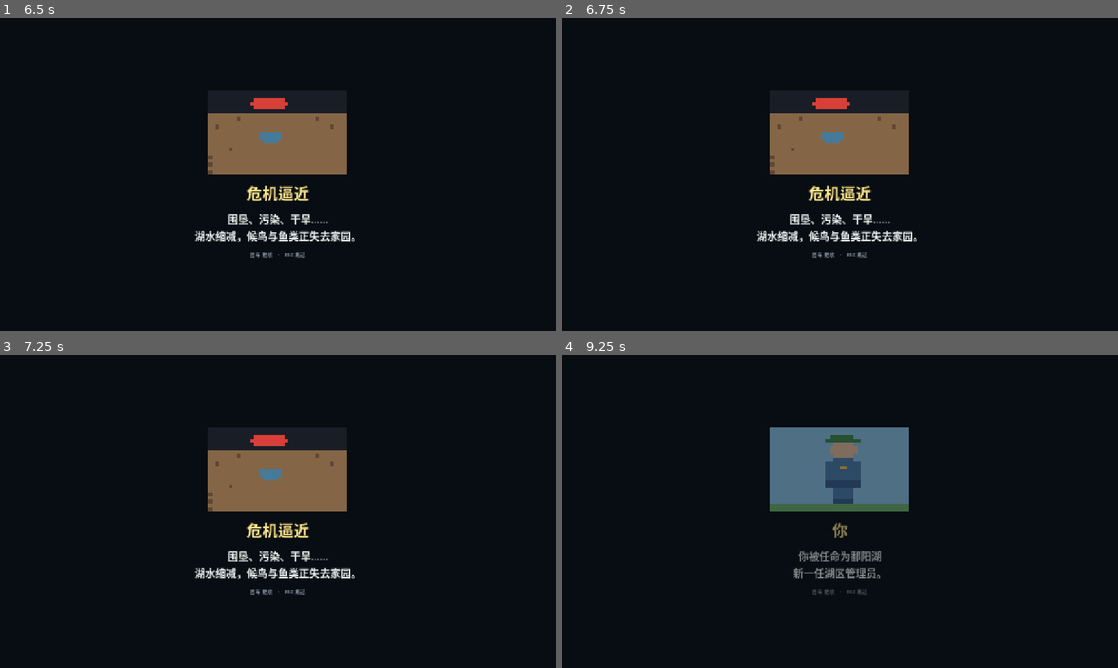
Above: before the commit, frames 1-4 (two rows, left to right).
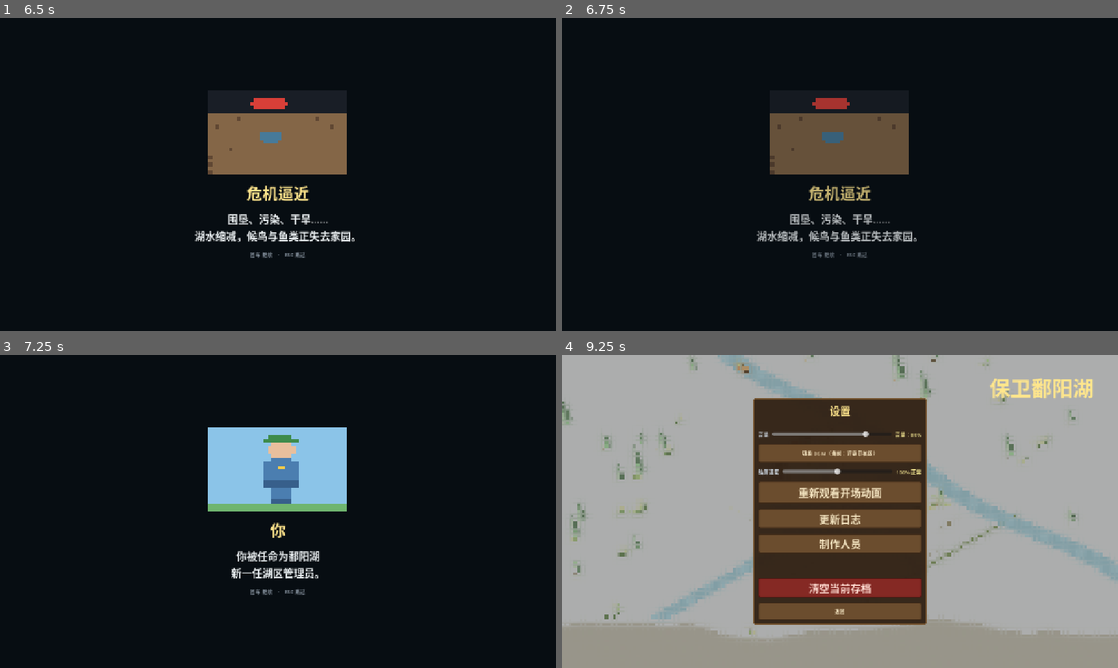
Above: after the commit, the same moments.

Repository: JoKanshin/poyanghu
Game: Godot game, scene res://scenes/main.tscn
Two runs of this game, one before a commit and one after it. Both use one fixed random seed, a clock stepped at 60 frames per second and the inputs below. Sound files missing from this copy of the repository are replaced by a short silence.
Inputs (mouse positions are in pixels of both pictures, inside the frame that each line leads up to):
- Up to frame 1 (6.5 s): click (105, 208) at 0.5 s, where only the run before the commit has a clickable "技能树"; click (278, 290) at 1.25 s, where only the run before the commit has a clickable "返回"; click "新游戏" at 2 s; click "简单模式" at 2.75 s; click (105, 221) at 3.52 s; type "12" at 3.6 s; click "开始游戏" at 4.25 s; click "开始分配资金" (after the commit: "开始") at 5 s; click "开始分配资金" (after the commit: "开始") at 5.75 s
- Up to frame 2 (6.75 s): click (1073, 290) at 6.5 s, where only the run before the commit has a clickable "按类别排序"
- Up to frame 3 (7.25 s): no input
- Up to frame 4 (9.25 s): click (1073, 646) at 7.25 s, where only the run before the commit has a clickable "结束本回合 ▶"; click (1073, 646) at 8 s, where only the run before the commit has a clickable "结束本回合 ▶"; click (667, 567) at 8.75 s, where only the run after the commit has a clickable "设置"

Frame 1 is identical in both runs. In frame 2, 6.0% of the frame differs, in the area x 35-64%, y 25-77%; in frame 3, 8.2%; in frame 4, 100%, in the area x 0-100%, y 0-100%.

Commit message:
0.0.8 天赋树暂关，词条改开局随机附赠
- 主菜单删「技能树」按钮（TALENT_TREE_ENABLED=false，面板代码保留可一键恢复）
- 30 条词条加 tier：基础 8→简单 / 扩展 7→普通 / 强化 15→困难
- 每局随种子随机 0~3 条（同种子同难度必出同样词条），第一回合开始前弹窗展示
- 同局不重复 id、同一加成键只取一条（防 资金周转/资金周转 II 同局）
- 独立 RNG 保住同种子复现性；get_bonus 只认本局词条（防满树加成泄漏）
- 存档带上本局词条；开局 +N 改到下限夹取与软肋之后加（原会被吞 4/6）
- 修 HUD 与出牌判定口径不一致（首回合 +1 只在一处生效）
- tools/verify_talents.gd：929 项全绿

Diff:
--- a/scripts/game_state.gd
+++ b/scripts/game_state.gd
@@ -1084,6 +1084,8 @@
 		"log_messages": log_messages.duplicate(),
 		"game_over": game_over, "total_spent": total_spent,
 		"run_seed": run_seed, "settlement": settlement,
+		# 本局天赋词条：继续游戏要原样带回来，否则中途读档会丢加成
+		"talents": Talents.granted.duplicate(),
 		"difficulty": difficulty, "floating_islands": floating_islands,
 		"pending_crisis": pending_crisis.duplicate(true),
 		"forecast_crisis": forecast_crisis.duplicate(true),
@@ -1115,6 +1117,7 @@
 	game_over = bool(d.get("game_over", false))
 	total_spent = int(d.get("total_spent", 0))
 	run_seed = int(d.get("run_seed", 0))
+	Talents.set_granted(d.get("talents", []))
 	settlement = int(d.get("settlement", 70))
 	difficulty = int(d.get("difficulty", 1 if d.get("hard_mode", false) else 0))
 	floating_islands = int(d.get("floating_islands", 0))
@@ -1172,6 +1175,9 @@
 		randomize()
 		run_seed = randi()
 	seed(run_seed)
+	# 本局天赋：随种子随机附赠 0~3 条词条。必须在 _roll_starting_metrics() 之前 ——
+	# 开局指标要吃「开局 +N」这类词条。见 版本更新0.0.8.md。
+	Talents.roll_for_run(run_seed, difficulty)
 	metrics = _roll_starting_metrics()
 	_guard_starting_metrics()
 	_sync_species()
@@ -1189,16 +1195,6 @@
 		"birds": 50,
 		"community": 55,
 	}
-	# 天赋加成：定点指标加成 + 全指标加成
-	base["water_level"] += int(Talents.get_bonus("start_water"))
-	base["vegetation"] += int(Talents.get_bonus("start_veg"))
-	base["fish"] += int(Talents.get_bonus("start_fish"))
-	base["birds"] += int(Talents.get_bonus("start_birds"))
-	base["water_quality"] += int(Talents.get_bonus("start_quality"))
-	base["community"] += int(Talents.get_bonus("start_community"))
-	var all_bonus := int(Talents.get_bonus("start_all"))
-	for k in base:
-		base[k] += all_bonus
 	# 开局数值各难度统一（难度差异体现在判负阈值上），统一抬高下限避免开局过低
 	var floor: int = START_FLOOR[difficulty]
 	var boost: int = START_BOOST[difficulty]
@@ -1210,6 +1206,21 @@
 	var weak_keys: Array = out.keys()
 	var weak: String = weak_keys[_randi_range(0, weak_keys.size() - 1)]
 	out[weak] = clampi(out[weak] - 12, floor, 88)
+	# 本局天赋加成：定点指标加成 + 全指标加成。
+	# ⚠ 放在**最后**加（下限夹取和软肋 -12 都做完之后）：开局值贴着 48 下限的那几项
+	#   会把「开局 +N」吞掉 —— 0.0.8 实测：生态专家 +2 在 6 项里有 4 项被下限吞成 0，
+	#   还有 1 项被软肋压到下限、只显示出 +1（玩家拿到词条却量不出效果）。
+	#   加完再夹一次 [0,88]。
+	out["water_level"] = clampi(int(out["water_level"]) + int(Talents.get_bonus("start_water")), 0, 88)
+	out["vegetation"] = clampi(int(out["vegetation"]) + int(Talents.get_bonus("start_veg")), 0, 88)
+	out["fish"] = clampi(int(out["fish"]) + int(Talents.get_bonus("start_fish")), 0, 88)
+	out["birds"] = clampi(int(out["birds"]) + int(Talents.get_bonus("start_birds")), 0, 88)
+	out["water_quality"] = clampi(int(out["water_quality"]) + int(Talents.get_bonus("start_quality")), 0, 88)
+	out["community"] = clampi(int(out["community"]) + int(Talents.get_bonus("start_community")), 0, 88)
+	var all_bonus := int(Talents.get_bonus("start_all"))
+	if all_bonus != 0:
+		for k in out:
+			out[k] = clampi(int(out[k]) + all_bonus, 0, 88)
 	return out
 
 
@@ -1620,8 +1631,6 @@
 ## 能否执行：资金够 + 行动位够
 func can_execute(card_id: String, tier: String) -> bool:
 	var max_actions := action_slots()
-	if turn == 1:
-		max_actions += int(Talents.get_bonus("first_turn_actions"))
 	if used_action_ids.size() >= max_actions:
 		return false
 	return funds >= tier_cost(card_id, tier)
@@ -1953,7 +1962,13 @@
 
 ## 当前难度的每回合行动位（= 一回合最多能打几张牌）
 func action_slots() -> int:
-	return int(MAX_ACTIONS_BY_DIFFICULTY.get(difficulty, 3))
+	# ⚠ 首回合要算上「运筹帷幄」类词条的 +N。所有地方（能否出牌判定、HUD 提示、
+	#   「已选 x/y」）都必须走这个入口 —— 0.0.8 真窗口实测：以前只有 can_execute
+	#   自己加这一项，结果首回合 HUD 写「每回合最多 3 个行动」、实际能打 4 张。
+	var n := int(MAX_ACTIONS_BY_DIFFICULTY.get(difficulty, 3))
+	if turn == 1:
+		n += int(Talents.get_bonus("first_turn_actions"))
+	return n
 
 
 ## 当前难度的判负阈值：指标低于此值即判负
--- a/scripts/main.gd
+++ b/scripts/main.gd
@@ -17,6 +17,11 @@
 }
 const SEASONS := ["春", "夏", "秋", "冬"]
 const CATEGORY_ORDER := ["ecology", "social", "manage"]
+
+## 天赋树系统暂时关闭（2026-09-28 需求）：主菜单不再有「技能树」按钮，
+## 天赋改为**每局开局随机附赠 0~3 条词条**（见 talents.gd 的 roll_for_run）。
+## 恢复天赋树：把这里改回 true，并把 talents.gd 的 get_bonus 改回读 unlocked。
+const TALENT_TREE_ENABLED := false
 
 # 成就图标配色：解锁 = 金牌，未解锁 = 灰牌（同一个网格，只换颜色）
 const ACH_GOLD := Color(0.98, 0.80, 0.30)
@@ -1988,9 +1993,11 @@
 	menu_col.add_child(menu_back_btn)
 
 	# 一级：其余选项（设置与制作人员暂未实现效果）
-	menu_talent_btn = _make_button("技能树", _show_talent_panel, 18)
-	menu_talent_btn.custom_minimum_size = Vector2(0, 44)
-	menu_col.add_child(menu_talent_btn)
+	# 「技能树」按钮暂时删掉（天赋树系统暂关）。恢复时把 TALENT_TREE_ENABLED 改 true。
+	if TALENT_TREE_ENABLED:
+		menu_talent_btn = _make_button("技能树", _show_talent_panel, 18)
+		menu_talent_btn.custom_minimum_size = Vector2(0, 44)
+		menu_col.add_child(menu_talent_btn)
 
 	menu_settings_btn = _make_button("设置", _show_settings_panel, 18)
 	menu_settings_btn.custom_minimum_size = Vector2(0, 44)
@@ -2775,7 +2782,9 @@
 	var main_level := state == 0
 	menu_start_btn.visible = main_level          # 新游戏
 	menu_continue_btn.visible = main_level and has_save()  # 继续游戏（有存档才显示）
-	menu_talent_btn.visible = main_level
+	# 天赋树暂关时这个按钮根本没建（见 TALENT_TREE_ENABLED），必须判空
+	if menu_talent_btn != null:
+		menu_talent_btn.visible = main_level
 	menu_settings_btn.visible = main_level
 	# 更新日志 / 制作人员已移入设置面板，显隐由面板自己管，不在这里控制
 	menu_achievements_btn.visible = main_level
@@ -4657,6 +4666,36 @@
 	_update_hud()
 	_update_3d()
 	_play_hud_enter()      # 开局登场：两块面板从屏幕外滑入
+
+	# 本局天赋：第一回合开始前显示一次（0 条也说明一句，顺带公布本局种子）
+	_show_run_talents_popup()
+
+
+## 开局天赋弹窗：本局随机附赠的词条（0~3 条）。
+## 这是新一局的第一屏 —— 玩家点掉后才轮到「第 1 回合 · 事件」弹窗（若有）与分配资金。
+func _show_run_talents_popup() -> void:
+	var ids: Array = Talents.granted
+	var body := "[color=#8a8a8a]本局种子：%d[/color]\n\n" % GameState.run_seed
+	if ids.is_empty():
+		body += "本局没有随机到额外天赋。\n"
+	else:
+		body += "本局天赋（%d 项）\n" % ids.size()
+		for id in ids:
+			var t: Dictionary = Talents.entry(str(id))
+			if t.is_empty():
+				continue
+			body += "\n[b]%s[/b]　%s" % [t["name"], t["desc"]]
+	_show_popup("本局天赋", body, "开始", _on_run_talents_done)
+
+
+## 天赋弹窗点掉之后：把可能被它顶掉的「第 1 回合 · 事件」弹窗按原顺序补回来。
+## 事件弹窗是在 GameState.reset_game() 里同步弹出的，天赋弹窗必须压在它前面，
+## 所以只能这样接力（不能反过来改弹窗顺序：天赋是掷完种子才知道的）。
+func _on_run_talents_done() -> void:
+	if _current_phase == "popup_event" and _current_event != "":
+		_show_popup("第 %d 回合 · 事件" % GameState.turn, _current_event, "开始分配资金", _enter_allocate)
+	else:
+		_enter_allocate()
 
 
 ## 开局登场：左侧「回合 / 资金」面板从屏幕左外滑入，右侧「生态指标」面板从右外滑入。
@@ -6300,7 +6339,9 @@
 		body += "  · %s\n" % n
 	body += "\n[b]知识卡收集[/b]：%d / %d　[b]科研点[/b]：%d\n" % [r["knowledge_count"], r["total_knowledge"], r["research_points"]]
 	body += "[color=#8a8a8a]本局种子：%d（同种子可复现，便于对照实验）[/color]\n" % r.get("seed", 0)
-	if earned > 0:
+	# 天赋树暂关期间不在报告里显示天赋点（有奖励没处花只会让人困惑）；
+	# 点数仍在后台累积（见上面的 Talents.award），恢复天赋树后继续可用。
+	if earned > 0 and TALENT_TREE_ENABLED:
 		body += "[color=#ffd060]获得天赋点：+%d[/color]\n" % earned
 	body += "\n[b]反思[/b]\n%s" % r["reflection"]
 	_show_popup(title, body, "返回主菜单", _restart)
--- a/scripts/talents.gd
+++ b/scripts/talents.gd
@@ -1,47 +1,64 @@
 extends Node
-## 天赋系统单例：永久成长 + 本地存档
-## 每局结束按评分发放天赋点；天赋线性解锁，点亮后提供跨局永久加成。
+## 天赋系统单例：本地存档 + 每局随机词条
+##
+## 2026-09-28 大改（见 版本更新0.0.8.md）：**天赋树暂时关闭**。
+## 不再靠攒点数线性点亮，改成「每局开局随种子随机附赠 0~3 条词条」。
+## 词条按等级分三类，按难度取用：
+##   等级 1（基础 8 条）→ 简单模式
+##   等级 2（扩展 7 条）→ 普通模式
+##   等级 3（强化 15 条）→ 困难模式
+## 同一局内：不重复抽同一条，也不会同时出现「同一个加成键」的两条
+##（例如 资金周转 与 资金周转 II 都是 interest，同局最多出现一条）。
+## 树状解锁的旧数据（points / unlocked）与相关函数全部保留 —— 恢复时把 main.gd 的
+## TALENT_TREE_ENABLED 改回 true 即可继续用，老进度不丢。
 
 const SAVE_PATH := "user://talents.json"
 
-# 线性天赋树：按数组顺序依次点亮（基础 8 条 + 升级/扩展，共 30 条）
+## 词条等级 → 难度（下标 = GameState.Difficulty 枚举值：0 简单 / 1 普通 / 2 困难）
+const TIER_FOR_DIFFICULTY := [1, 2, 3]
+
+## 词条表：30 条，每条带一个 tier（词条等级）。
+## 等级划分依据 = 原天赋树的段位：基础 8 条 / 扩展 7 条 / 强化（多为 I 的 II 版）15 条。
 const TALENTS := [
-	# === 基础天赋 1-8 ===
-	{"id": "fund_boost",     "name": "启动资金",   "desc": "每回合拨款 +5 万",     "bonus": {"key": "funding",           "value": 5}},
-	{"id": "cost_cut",       "name": "精简开支",   "desc": "运营成本 −2 万",       "bonus": {"key": "operation",         "value": -2}},
-	{"id": "water_start",    "name": "蓄水有方",   "desc": "开局水位 +3",           "bonus": {"key": "start_water",       "value": 3}},
-	{"id": "veg_start",      "name": "植被苗圃",   "desc": "开局植被 +3",           "bonus": {"key": "start_veg",         "value": 3}},
-	{"id": "extra_card",     "name": "广开思路",   "desc": "每回合多抽 1 张卡",     "bonus": {"key": "cards",             "value": 1}},
-	{"id": "crisis_calm",    "name": "未雨绸缪",   "desc": "危机概率 −3%",          "bonus": {"key": "crisis_chance",     "value": -0.03}},
-	{"id": "first_action",   "name": "运筹帷幄",   "desc": "首回合行动位 +1",       "bonus": {"key": "first_turn_actions", "value": 1}},
-	{"id": "all_boost",      "name": "生态专家",   "desc": "开局全指标 +2",         "bonus": {"key": "start_all",         "value": 2}},
-	# === 升级与扩展 9-30 ===
-	{"id": "fund_boost2",    "name": "启动资金 II", "desc": "每回合拨款 +5 万",    "bonus": {"key": "funding",           "value": 5}},
-	{"id": "cost_cut2",      "name": "精简开支 II", "desc": "运营成本 −2 万",      "bonus": {"key": "operation",         "value": -2}},
-	{"id": "water_start2",   "name": "蓄水有方 II", "desc": "开局水位 +3",          "bonus": {"key": "start_water",       "value": 3}},
-	{"id": "veg_start2",     "name": "植被苗圃 II", "desc": "开局植被 +3",          "bonus": {"key": "start_veg",         "value": 3}},
-	{"id": "fish_start",     "name": "鱼苗繁育",    "desc": "开局鱼类 +3",           "bonus": {"key": "start_fish",        "value": 3}},
-	{"id": "bird_start",     "name": "候鸟驿站",    "desc": "开局候鸟 +3",           "bonus": {"key": "start_birds",       "value": 3}},
-	{"id": "quality_start",  "name": "净水工程",    "desc": "开局水质 +3",           "bonus": {"key": "start_quality",     "value": 3}},
-	{"id": "community_start","name": "民心工程",    "desc": "开局社区 +3",           "bonus": {"key": "start_community",   "value": 3}},
-	{"id": "crisis_calm2",   "name": "未雨绸缪 II", "desc": "危机概率 −3%",         "bonus": {"key": "crisis_chance",     "value": -0.03}},
-	{"id": "all_boost2",     "name": "生态专家 II", "desc": "开局全指标 +2",        "bonus": {"key": "start_all",         "value": 2}},
-	{"id": "fish_start2",    "name": "鱼苗繁育 II", "desc": "开局鱼类 +3",          "bonus": {"key": "start_fish",        "value": 3}},
-	{"id": "bird_start2",    "name": "候鸟驿站 II", "desc": "开局候鸟 +3",          "bonus": {"key": "start_birds",       "value": 3}},
-	{"id": "quality_start2", "name": "净水工程 II", "desc": "开局水质 +3",          "bonus": {"key": "start_quality",     "value": 3}},
-	{"id": "community_start2","name": "民心工程 II","desc": "开局社区 +3",          "bonus": {"key": "start_community",   "value": 3}},
-	{"id": "carry_boost",    "name": "扩大蓄水",    "desc": "结转上限 +10 万",      "bonus": {"key": "carry",             "value": 10}},
-	{"id": "carry_boost2",   "name": "扩大蓄水 II", "desc": "结转上限 +10 万",      "bonus": {"key": "carry",             "value": 10}},
-	{"id": "interest_boost", "name": "资金周转",    "desc": "结转利息 +3%",         "bonus": {"key": "interest",          "value": 0.03}},
-	{"id": "interest_boost2","name": "资金周转 II","desc": "结转利息 +3%",          "bonus": {"key": "interest",          "value": 0.03}},
-	{"id": "cost_discount",  "name": "精打细算",    "desc": "卡牌成本 −10%",        "bonus": {"key": "card_cost",         "value": -0.10}},
-	{"id": "cost_discount2", "name": "精打细算 II","desc": "卡牌成本 −10%",        "bonus": {"key": "card_cost",         "value": -0.10}},
-	{"id": "extra_card2",    "name": "广开思路 II", "desc": "每回合多抽 1 张卡",    "bonus": {"key": "cards",             "value": 1}},
-	{"id": "first_action2",  "name": "运筹帷幄 II", "desc": "首回合行动位 +1",      "bonus": {"key": "first_turn_actions", "value": 1}},
+	# === tier 1：基础词条（简单模式）===
+	{"id": "fund_boost",       "tier": 1, "name": "启动资金",    "desc": "每回合拨款 +5 万",      "bonus": {"key": "funding",            "value": 5}},
+	{"id": "cost_cut",         "tier": 1, "name": "精简开支",    "desc": "运营成本 −2 万",        "bonus": {"key": "operation",          "value": -2}},
+	{"id": "water_start",      "tier": 1, "name": "蓄水有方",    "desc": "开局水位 +3",           "bonus": {"key": "start_water",        "value": 3}},
+	{"id": "veg_start",        "tier": 1, "name": "植被苗圃",    "desc": "开局植被 +3",           "bonus": {"key": "start_veg",          "value": 3}},
+	{"id": "extra_card",       "tier": 1, "name": "广开思路",    "desc": "每回合多抽 1 张卡",     "bonus": {"key": "cards",              "value": 1}},
+	{"id": "crisis_calm",      "tier": 1, "name": "未雨绸缪",    "desc": "危机概率 −3%",          "bonus": {"key": "crisis_chance",      "value": -0.03}},
+	{"id": "first_action",     "tier": 1, "name": "运筹帷幄",    "desc": "首回合行动位 +1",       "bonus": {"key": "first_turn_actions", "value": 1}},
+	{"id": "all_boost",        "tier": 1, "name": "生态专家",    "desc": "开局全指标 +2",         "bonus": {"key": "start_all",          "value": 2}},
+	# === tier 2：扩展词条（普通模式）===
+	{"id": "fish_start",       "tier": 2, "name": "鱼苗繁育",    "desc": "开局鱼类 +3",           "bonus": {"key": "start_fish",         "value": 3}},
+	{"id": "bird_start",       "tier": 2, "name": "候鸟驿站",    "desc": "开局候鸟 +3",           "bonus": {"key": "start_birds",        "value": 3}},
+	{"id": "quality_start",    "tier": 2, "name": "净水工程",    "desc": "开局水质 +3",           "bonus": {"key": "start_quality",      "value": 3}},
+	{"id": "community_start",  "tier": 2, "name": "民心工程",    "desc": "开局社区 +3",           "bonus": {"key": "start_community",    "value": 3}},
+	{"id": "carry_boost",      "tier": 2, "name": "扩大蓄水",    "desc": "结转上限 +10 万",       "bonus": {"key": "carry",              "value": 10}},
+	{"id": "interest_boost",   "tier": 2, "name": "资金周转",    "desc": "结转利息 +3%",          "bonus": {"key": "interest",           "value": 0.03}},
+	{"id": "cost_discount",    "tier": 2, "name": "精打细算",    "desc": "卡牌成本 −10%",         "bonus": {"key": "card_cost",          "value": -0.10}},
+	# === tier 3：强化词条（困难模式）===
+	{"id": "fund_boost2",      "tier": 3, "name": "启动资金 II", "desc": "每回合拨款 +5 万",      "bonus": {"key": "funding",            "value": 5}},
+	{"id": "cost_cut2",        "tier": 3, "name": "精简开支 II", "desc": "运营成本 −2 万",        "bonus": {"key": "operation",          "value": -2}},
+	{"id": "water_start2",     "tier": 3, "name": "蓄水有方 II", "desc": "开局水位 +3",           "bonus": {"key": "start_water",        "value": 3}},
+	{"id": "veg_start2",       "tier": 3, "name": "植被苗圃 II", "desc": "开局植被 +3",           "bonus": {"key": "start_veg",          "value": 3}},
+	{"id": "crisis_calm2",     "tier": 3, "name": "未雨绸缪 II", "desc": "危机概率 −3%",          "bonus": {"key": "crisis_chance",      "value": -0.03}},
+	{"id": "all_boost2",       "tier": 3, "name": "生态专家 II", "desc": "开局全指标 +2",         "bonus": {"key": "start_all",          "value": 2}},
+	{"id": "fish_start2",      "tier": 3, "name": "鱼苗繁育 II", "desc": "开局鱼类 +3",           "bonus": {"key": "start_fish",         "value": 3}},
+	{"id": "bird_start2",      "tier": 3, "name": "候鸟驿站 II", "desc": "开局候鸟 +3",           "bonus": {"key": "start_birds",        "value": 3}},
+	{"id": "quality_start2",   "tier": 3, "name": "净水工程 II", "desc": "开局水质 +3",           "bonus": {"key": "start_quality",      "value": 3}},
+	{"id": "community_start2", "tier": 3, "name": "民心工程 II", "desc": "开局社区 +3",           "bonus": {"key": "start_community",    "value": 3}},
+	{"id": "carry_boost2",     "tier": 3, "name": "扩大蓄水 II", "desc": "结转上限 +10 万",       "bonus": {"key": "carry",              "value": 10}},
+	{"id": "interest_boost2",  "tier": 3, "name": "资金周转 II", "desc": "结转利息 +3%",          "bonus": {"key": "interest",           "value": 0.03}},
+	{"id": "cost_discount2",   "tier": 3, "name": "精打细算 II", "desc": "卡牌成本 −10%",         "bonus": {"key": "card_cost",          "value": -0.10}},
+	{"id": "extra_card2",      "tier": 3, "name": "广开思路 II", "desc": "每回合多抽 1 张卡",     "bonus": {"key": "cards",              "value": 1}},
+	{"id": "first_action2",    "tier": 3, "name": "运筹帷幄 II", "desc": "首回合行动位 +1",       "bonus": {"key": "first_turn_actions", "value": 1}},
 ]
 
-var points: int = 0
-var unlocked: Array = []
+var points: int = 0            # 天赋树（暂关）用的点数，保留不丢
+var unlocked: Array = []       # 天赋树（暂关）已点亮的词条，保留不丢
+## 本局随机到的词条 id。每局 reset_game 时重掷；**get_bonus 只看这个列表**。
+var granted: Array = []
 
 
 func _ready() -> void:
@@ -69,6 +86,7 @@
 func reset_all() -> void:
 	points = 0
 	unlocked = []
+	granted = []
 	save()
 
 
@@ -82,33 +100,92 @@
 	f.close()  # 显式落盘，避免关闭游戏时未写入
 
 
+# ==================== 本局随机词条（0.0.8 的新天赋系统）====================
+
+## 开局掷词条：**随种子可复现**（同种子 + 同难度 = 同样的词条，便于对照实验）。
+## 抽 0~3 条，只从本难度对应的 tier 里抽。
+##
+## ⚠ 用独立的 RandomNumberGenerator，绝不碰全局随机序列 ——
+##   否则掷词条会平移后面所有随机（危机、抽卡、开局指标），
+##   同一个种子跑出来的对局会和历史记录对不上，反事实对照全废。
+func roll_for_run(for_seed: int, difficulty: int) -> Array:
+	var rng := RandomNumberGenerator.new()
+	rng.seed = hash("talent:v1:%d:%d" % [for_seed, difficulty])
+	var tier: int = TIER_FOR_DIFFICULTY[clampi(difficulty, 0, TIER_FOR_DIFFICULTY.size() - 1)]
+	var pool: Array = []
+	for t in TALENTS:
+		if int(t.get("tier", 0)) == tier:
+			pool.append(t)
+	# 洗牌：自己实现，保证只依赖本函数自己的 rng
+	for i in range(pool.size() - 1, 0, -1):
+		var j := rng.randi_range(0, i)
+		var tmp = pool[i]
+		pool[i] = pool[j]
+		pool[j] = tmp
+	var count := rng.randi_range(0, 3)
+	var used_keys := {}
+	var picked: Array = []
+	for t in pool:
+		if picked.size() >= count:
+			break
+		var key: String = str(t["bonus"]["key"])
+		if used_keys.has(key):
+			continue          # 同一加成键只取一条：防「资金增加 I / II」同局出现
+		used_keys[key] = true
+		picked.append(str(t["id"]))
+	picked.sort()             # 展示顺序稳定，方便截图核对
+	granted = picked
+	return granted
+
+
+## 读档恢复本局词条（继续游戏用 —— 不重掷，掷出来什么就是什么）
+func set_granted(ids: Array) -> void:
+	granted = []
+	for id in ids:
+		if _find_talent(str(id)) != -1:
+			granted.append(str(id))
+
+
+## 取词条条目（找不到返回空字典）
+func entry(id: String) -> Dictionary:
+	var i := _find_talent(id)
+	if i == -1:
+		return {}
+	return TALENTS[i]
+
+
+## 本局词条中指定 key 的加成之和
+## ⚠ 只认本局随机到的 granted，**不再认 unlocked**：
+##   天赋树暂关期间若还让旧解锁生效，老存档会带着满树加成开局，
+##   把随机词条的设计整个盖掉。
+func get_bonus(key: String) -> float:
+	var sum := 0.0
+	for id in granted:
+		var idx := _find_talent(id)
+		if idx != -1 and TALENTS[idx]["bonus"]["key"] == key:
+			sum += TALENTS[idx]["bonus"]["value"]
+	return sum
+
+
+# ==================== 天赋树（暂时关闭，代码保留待恢复）====================
+
 func has(id: String) -> bool:
 	return id in unlocked
 
 
-## 下一个待点亮的天赋 id；全点亮返回 ""
+## 下一个待点亮的词条 id；全点亮返回 ""
 func next_talent_id() -> String:
 	if unlocked.size() >= TALENTS.size():
 		return ""
 	return TALENTS[unlocked.size()]["id"]
 
 
-## 点亮下一个天赋所需的天赋点：前 15 条 1 点，第 16 条起 2 点
+## 点亮下一个词条所需的点数：前 15 条 1 点，第 16 条起 2 点
 func next_cost() -> int:
 	return 2 if unlocked.size() >= 15 else 1
 
 
-## 已点亮天赋中指定 key 的加成之和
-func get_bonus(key: String) -> float:
-	var sum := 0.0
-	for id in unlocked:
-		var idx := _find_talent(id)
-		if idx != -1 and TALENTS[idx]["bonus"]["key"] == key:
-			sum += TALENTS[idx]["bonus"]["value"]
-	return sum
-
-
-## 点亮下一个天赋（线性）
+## 点亮下一个词条（线性）—— 天赋树恢复后才有入口
 func unlock_next() -> bool:
 	var nid := next_talent_id()
 	var cost := next_cost()
--- /dev/null
+++ b/tools/verify_talents.gd
@@ -0,0 +1,188 @@
+extends SceneTree
+## 「开局随机词条」体检（0.0.8）
+## 用法：<godot> --headless --path . --script res://tools/verify_talents.gd
+## 覆盖七件事：
+##   ① 每局抽 0~3 条；② 只出本难度等级的词条；③ 同局不重复 id、不重复加成键；
+##   ④ 同种子同难度可复现；⑤ 分布大致均匀；⑥ 旧天赋树的 unlocked 不再泄漏加成；
+##   ⑦ 加成链路真的生效（开局指标吃到「开局 +N」）+ 存档往返不丢词条。
+
+var fails := 0
+var checks := 0
+
+const ALL_KEYS := ["funding", "operation", "card_cost", "interest", "carry", "cards",
+	"crisis_chance", "first_turn_actions", "start_all", "start_water", "start_veg",
+	"start_fish", "start_birds", "start_quality", "start_community"]
+
+
+func _initialize() -> void:
+	var GS: Node = root.get_node_or_null("GameState")
+	var Tal: Node = root.get_node_or_null("Talents")
+	if GS == null or Tal == null:
+		print("FAIL: autoload 缺失")
+		quit(1)
+		return
+
+	# ---------- ①②③④⑤ 扫 3 难度 × 300 种子 ----------
+	var dist := {0: 0, 1: 0, 2: 0, 3: 0}
+	var bad_count := 0
+	var bad_tier := 0
+	var bad_dup_id := 0
+	var bad_dup_key := 0
+	var bad_repeat := 0
+	var total := 0
+	for diff in [0, 1, 2]:
+		for s in range(1, 301):
+			var got: Array = Tal.roll_for_run(s, diff)
+			total += 1
+			checks += 1
+			if got.size() > 3:
+				bad_count += 1
+			dist[got.size()] += 1
+			var seen := {}
+			var keys := {}
+			for id in got:
+				var t: Dictionary = Tal.entry(str(id))
+				if t.is_empty() or int(t.get("tier", 0)) != int(Tal.TIER_FOR_DIFFICULTY[diff]):
+					bad_tier += 1
+				if seen.has(id):
+					bad_dup_id += 1
+				seen[id] = true
+				var k: String = str(t["bonus"]["key"])
+				if keys.has(k):
+					bad_dup_key += 1
+				keys[k] = true
+			if str(Tal.roll_for_run(s, diff)) != str(got):
+				bad_repeat += 1
+	print("① 扫描 %d 局：超 3 条 %d、等级错 %d、重复 id %d、重复加成键 %d、不可复现 %d"
+		% [total, bad_count, bad_tier, bad_dup_id, bad_dup_key, bad_repeat])
+	fails += bad_count + bad_tier + bad_dup_id + bad_dup_key + bad_repeat
+	print("⑤ 分布（0/1/2/3 条）：%d / %d / %d / %d（各约 %.0f%%）"
+		% [dist[0], dist[1], dist[2], dist[3], 100.0 / 4])
+
+	# 附：给每个难度印几个「抽满 3 条」的种子 —— 复现与截图取证用
+	# （同种子 + 同难度必出同样词条，所以这些种子可以反复复现同一屏）
+	for diff in [0, 1, 2]:
+		var found: Array = []
+		for s in range(1, 2000):
+			if Tal.roll_for_run(s, diff).size() == 3:
+				found.append(s)
+				if found.size() >= 5:
+					break
+		if found.is_empty():
+			print("   ✗ 难度 %d 前 2000 个种子里没有抽满 3 条的" % diff)
+			fails += 1
+			continue
+		print("   难度 %d 抽满 3 条的种子：%s；种子 %d → %s"
+			% [diff, str(found), int(found[0]), str(Tal.roll_for_run(int(found[0]), diff))])
+
+	# 三个等级的词条数（3 条都抽得满）
+	for diff in [0, 1, 2]:
+		var tier: int = int(Tal.TIER_FOR_DIFFICULTY[diff])
+		var n := 0
+		for t in Tal.TALENTS:
+			if int(t.get("tier", 0)) == tier:
+				n += 1
+		print("   %s 模式用等级 %d：%d 条" % [["简单", "普通", "困难"][diff], tier, n])
+		checks += 1
+		if n < 3:
+			fails += 1
+			print("   ✗ 等级 %d 词条不足 3 条，抽不满" % tier)
+
+	# ---------- ⑥ 满树 unlocked 不许泄漏加成 ----------
+	Tal.unlocked = []
+	for t in Tal.TALENTS:
+		Tal.unlocked.append(t["id"])
+	Tal.roll_for_run(20260928, 2)
+	var leak := 0
+	for k in ALL_KEYS:
+		var want := 0.0
+		for id in Tal.granted:
+			var t: Dictionary = Tal.entry(str(id))
+			if str(t["bonus"]["key"]) == k:
+				want += float(t["bonus"]["value"])
+		checks += 1
+		if absf(Tal.get_bonus(k) - want) > 0.0001:
+			leak += 1
+			print("   ✗ %s：满树时 get_bonus=%f，应只算本局词条 %f" % [k, Tal.get_bonus(k), want])
+	Tal.unlocked = []
+	fails += leak
+	print("⑥ 满树存档（30 条全解锁）下跑一局：加成泄漏 %d 处（应为 0）" % leak)
+
+	# ---------- ⑦ 加成链路：开局指标吃到「开局 +N」 ----------
+	seed(12345)
+	Tal.granted = ["all_boost"]                    # 开局全指标 +2
+	var with_t: Dictionary = GS._roll_starting_metrics()
+	seed(12345)                                    # 同一种子 → 随机抖动相同，差值即词条贡献
+	Tal.granted = []
+	var without_t: Dictionary = GS._roll_starting_metrics()
+	var diff_bad := 0
+	for k in with_t:
+		checks += 1
+		if int(with_t[k]) - int(without_t[k]) != 2:
+			diff_bad += 1
+			print("   ✗ %s：带词条 %d vs 不带 %d（差 %d，应 2）"
+				% [k, int(with_t[k]), int(without_t[k]), int(with_t[k]) - int(without_t[k])])
+	fails += diff_bad
+	print("⑦ 生态专家（开局全指标 +2）作用到 6 项指标：错 %d 处（应为 0）" % diff_bad)
+
+	Tal.granted = ["cost_discount"]                # 卡牌成本 −10%
+	var c1: int = int(GS.tier_cost("veg_restore", "effective"))
+	Tal.granted = []
+	var c2: int = int(GS.tier_cost("veg_restore", "effective"))
+	checks += 1
+	print("   精打细算：同一张卡 %d 万 → %d 万" % [c2, c1])
+	if c1 >= c2:
+		fails += 1
+		print("   ✗ 卡牌成本没有随词条下降")
+
+	# ---------- roll 确实接进了 reset_game ----------
+	Tal.granted = []
+	GS.difficulty = 2
+	GS.run_seed = 424242
+	GS.reset_game()
+	var direct: Array = Tal.roll_for_run(424242, 2)
+	checks += 1
+	print("   reset_game 后的本局词条：%s" % str(Tal.granted))
+	if str(Tal.granted) != str(direct):
+		fails += 1
+		print("   ✗ reset_game 掷出的词条与 roll_for_run(种子) 不一致：%s vs %s"
+			% [str(Tal.granted), str(direct)])
+
+	# ---------- 存档往返 ----------
+	# ---------- ⑨ 首回合行动位口径一致（HUD 与能否出牌必须同一个数）----------
+	GS.difficulty = 2
+	GS.turn = 1
+	Tal.granted = ["first_action"]
+	var slots_with: int = int(GS.action_slots())
+	Tal.granted = []
+	var slots_without: int = int(GS.action_slots())
+	checks += 1
+	print("⑨ 首回合行动位：带「运筹帷幄」%d / 不带 %d（应差 1）" % [slots_with, slots_without])
+	if slots_with - slots_without != 1:
+		fails += 1
+		print("   ✗ 首回合行动位没把词条算进去 —— HUD 与「能否出牌」会不一致")
+	Tal.granted = []
+
+	# ---------- ⑩ 存档往返 ----------
+	var want: Array = ["cost_cut2", "bird_start2"]
+	Tal.granted = want.duplicate()
+	var blob: Dictionary = GS.serialize()
+	checks += 1
+	if str(blob.get("talents", [])) != str(Tal.granted):
+		fails += 1
+		print("   ✗ serialize 没带上本局词条")
+	Tal.granted = []
+	GS.load_state(blob)
+	checks += 1
+	var rt_ok: bool = str(Tal.granted) == str(want)
+	if not rt_ok:
+		fails += 1
+		print("   ✗ load_state 没恢复本局词条：%s" % str(Tal.granted))
+	print("⑩ 存档往返：%s（%s）" % ["带上并恢复 ✓" if rt_ok else "失败", str(Tal.granted)])
+
+	print("")
+	if fails == 0:
+		print("✅ 全部通过：%d 项检查" % checks)
+	else:
+		print("❌ %d / %d 项失败" % [fails, checks])
+	quit(0 if fails == 0 else 1)
Not shown, added: tools/verify_prices.gd.uid
Not shown, added: tools/verify_talents.gd.uid
Not shown, added: 版本更新0.0.8.md
